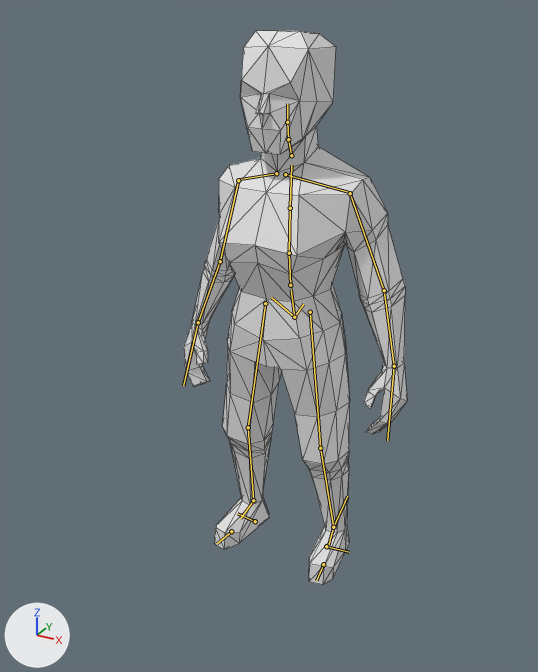
Before and after pictures for a commit that changed the glTF model assets/meshes/player/Player.glb.
One viewpoint serves both versions: a 50 mm lens placed at (1.061, -2.066, 1.876), pointed at (0.058, -0.241, 0.963). The lights are fixed; the arrows at lower left show +X, +Y and +Z. The picture after the commit comes second. The bones that change, and the others that lie on the model, are drawn over the model as lines. Mesh edges are drawn as thin lines.

Objects in the first picture: 'Player'.
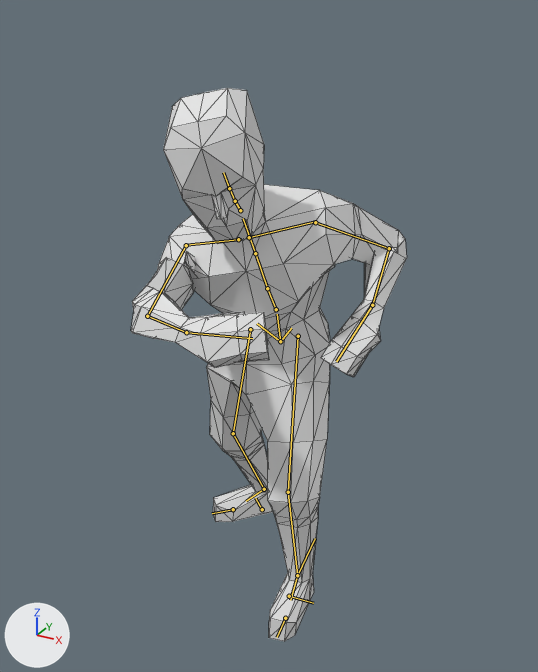
The newer file adds an action. The first version stands in its rest pose; the second is drawn at frame 7 of the action 'punch'.

The edits, one by one:
Bone 'spine' (bone_spine) moves from (0.0, 0.0, 0.0) to (0.0, -0.025, 0.11).
Bone 'spine' (bone_spine) turns from (0, 0, 0) to (0, 7, 0) degrees about its own x, y and z.
Bone 'spine.001' (bone_spine_001) turns from (0, 0, 0) to (29, 16, 9) degrees about its own x, y and z.
Bone 'upper_arm.L' (bone_upper_arm_l) turns from (0, 0, 0) to (-8, 7, 17) degrees about its own x, y and z.
Bone 'forearm.L' (bone_forearm_l) turns from (0, 0, 0) to (98, 1, -18) degrees about its own x, y and z.
Bone 'hand.L' (bone_hand_l) turns from (0, 0, 0) to (0, 58, 0) degrees about its own x, y and z.
Bone 'upper_arm.R' (bone_upper_arm_r) turns from (0, 0, 0) to (104, -5, 34) degrees about its own x, y and z.
Bone 'forearm.R' (bone_forearm_r) turns from (0, 0, 0) to (3, -12, 46) degrees about its own x, y and z.
Bone 'thigh.L' (bone_thigh_l) turns from (0, 0, 0) to (-25, 3, 0) degrees about its own x, y and z.
Bone 'shin.L' (bone_shin_l) turns from (0, 0, 0) to (22, -1, 5) degrees about its own x, y and z.
Bone 'thigh.R' (bone_thigh_r) turns from (0, 0, 0) to (16, 35, 17) degrees about its own x, y and z.
Bone 'shin.R' (bone_shin_r) turns from (0, 0, 0) to (12, 0, -3) degrees about its own x, y and z.
Bone 'foot.R' (bone_foot_r) turns from (0, 0, 0) to (-13, 9, -6) degrees about its own x, y and z.

Changed parts and their boxes (x1, y1, x2, y2) in the pictures (538 x 672 px):
'Player', posed (24% wider)
    before: (184, 30, 407, 585)
    after: (131, 88, 407, 641)
bone 'spine', root to tip
    before: (294, 317) to (291, 289)
    after: (280, 341) to (277, 314)
bone 'spine.001', root to tip
    before: (290, 285) to (289, 253)
    after: (276, 309) to (267, 288)
bone 'upper_arm.L', root to tip
    before: (350, 193) to (384, 290)
    after: (315, 222) to (389, 248)
bone 'forearm.L', root to tip
    before: (384, 290) to (394, 366)
    after: (389, 248) to (372, 305)
bone 'hand.L', root to tip
    before: (394, 366) to (387, 440)
    after: (372, 305) to (336, 361)
bone 'upper_arm.R', root to tip
    before: (238, 180) to (220, 261)
    after: (186, 245) to (147, 316)
bone 'forearm.R', root to tip
    before: (220, 261) to (198, 322)
    after: (147, 316) to (186, 332)
bone 'thigh.L', root to tip
    before: (310, 312) to (320, 448)
    after: (298, 336) to (288, 492)
bone 'shin.L', root to tip
    before: (320, 448) to (333, 527)
    after: (288, 492) to (297, 575)
bone 'thigh.R', root to tip
    before: (265, 303) to (248, 427)
    after: (250, 329) to (233, 433)
bone 'shin.R', root to tip
    before: (248, 427) to (253, 500)
    after: (233, 433) to (264, 489)
bone 'foot.R', root to tip
    before: (253, 500) to (240, 518)
    after: (264, 489) to (246, 501)
